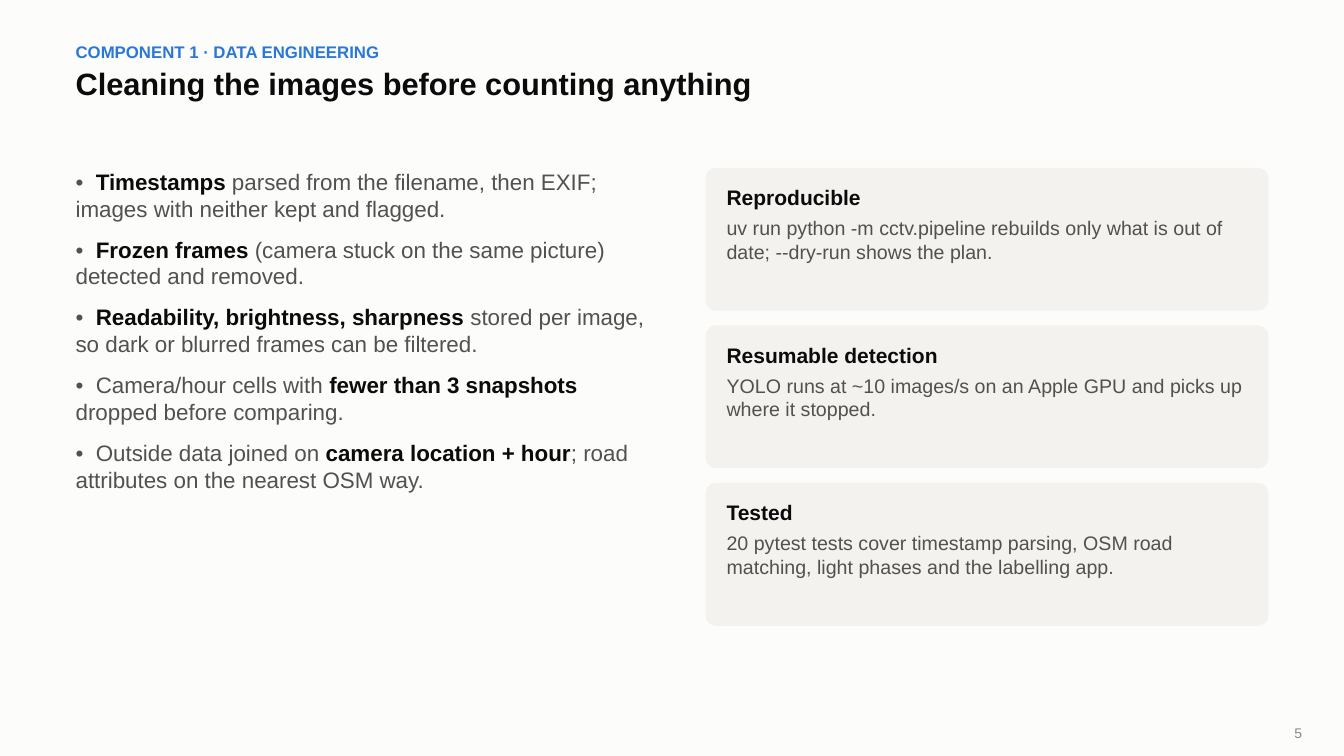
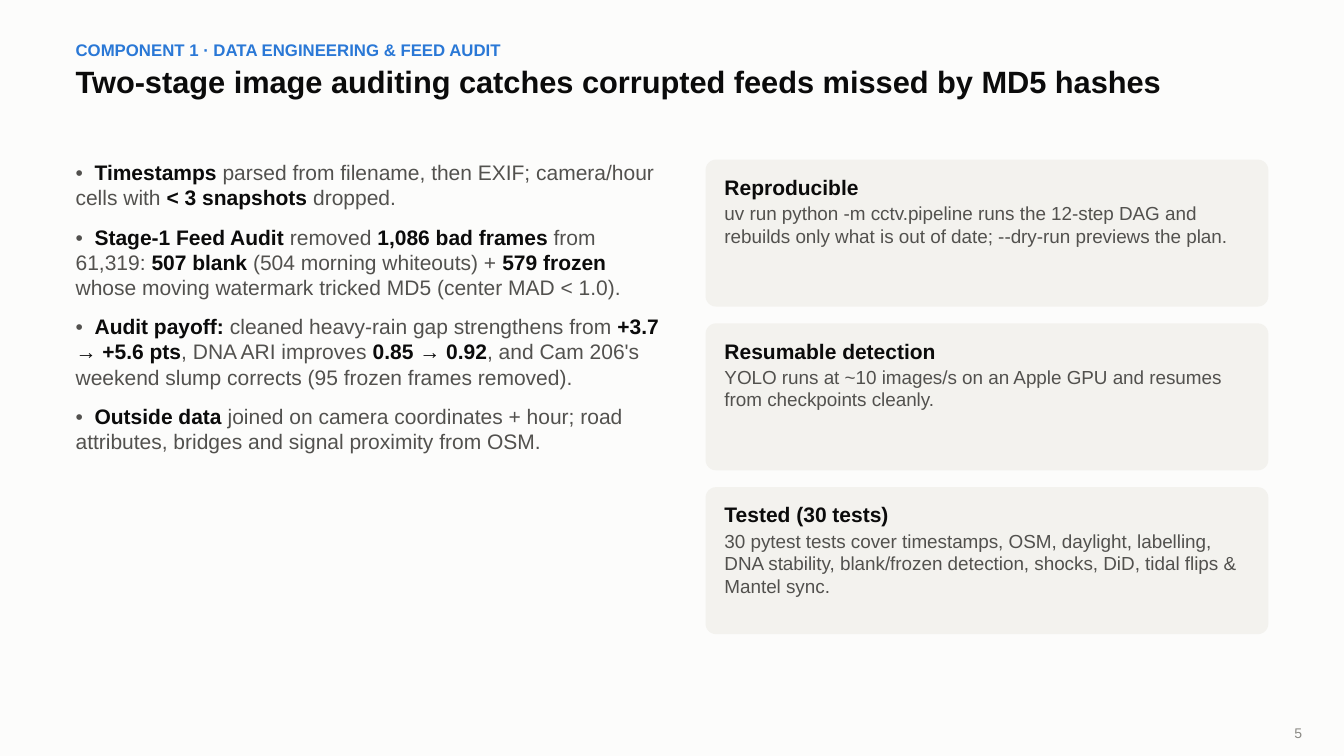
Before and after one commit to PEN1TENT/DSDE-final-project, a slide deck: slide 5 of reports/slides/slides.pptx. Drawn at 1344x756 pixels with LibreOffice and Linux fonts; fonts in the diff are those of the drawing. Boxes give left, top, right and bottom in pixels: in the first picture for what was removed or moved away, otherwise in the second. Text is boxed around its words. In the diff, an @@ line names an element or a change of style, - is before the commit and + after.

Commit message:
Add feed audit, Traffic DNA, rain DiD, tidal flow, spatial sync insights and 22-slide deck

```diff
--- a/reports/slides/slides.pptx
+++ b/reports/slides/slides.pptx
@@ text at box(76, 44, 500, 56): text changed @@
-COMPONENT 1 · DATA ENGINEERING
+COMPONENT 1 · DATA ENGINEERING & FEED AUDIT
@@ text at box(76, 70, 1161, 99): text changed @@
-Cleaning the images before counting anything
+Two-stage image auditing catches corrupted feeds missed by MD5 hashes
@@ text at box(76, 164, 658, 453): text changed; size 16 to 15 pt @@
-• Timestamps parsed from the filename, then EXIF; images with neither kept and flagged.
-• Frozen frames (camera stuck on the same picture) detected and removed.
-• Readability, brightness, sharpness stored per image, so dark or blurred frames can be filtered.
-• Camera/hour cells with fewer than 3 snapshots dropped before comparing.
-• Outside data joined on camera location + hour; road attributes on the nearest OSM way.
+• Timestamps parsed from filename, then EXIF; camera/hour cells with < 3 snapshots dropped.
+• Stage-1 Feed Audit removed 1,086 bad frames from 61,319: 507 blank (504 morning whiteouts) + 579 frozen whose moving watermark tricked MD5 (center MAD < 1.0).
+• Audit payoff: cleaned heavy-rain gap strengthens from +3.7 → +5.6 pts, DNA ARI improves 0.85 → 0.92, and Cam 206's weekend slump corrects (95 frozen frames removed).
+• Outside data joined on camera coordinates + hour; road attributes, bridges and signal proximity from OSM.
@@ proportions changed in 3 elements at box(706, 324, 1268, 471), box(706, 487, 1268, 634), box(706, 159, 1268, 307) @@
@@ rounded rectangle: place and size @@
-rounded rectangle at box(706, 168, 1268, 312)
+rounded rectangle at box(706, 159, 1268, 307)
@@ text "Reproducible" at box(724, 179, 858, 199): less space between paragraphs @@
@@ text "Reproducible": place and size @@
-text "Reproducible" at box(727, 189, 861, 210)
+text "Reproducible" at box(724, 179, 858, 199)
@@ text at box(724, 206, 1227, 247): text changed; size 14 to 13.5 pt @@
-uv run python -m cctv.pipeline rebuilds only what is out of date; --dry-run shows the plan.
+uv run python -m cctv.pipeline runs the 12-step DAG and rebuilds only what is out of date; --dry-run previews the plan.
@@ text "Resumable detection" at box(724, 343, 935, 360): less space between paragraphs @@
@@ text at box(724, 370, 1221, 410): text changed; size 14 to 13.5 pt @@
-YOLO runs at ~10 images/s on an Apple GPU and picks up where it stopped.
+YOLO runs at ~10 images/s on an Apple GPU and resumes from checkpoints cleanly.
@@ rounded rectangle: place and size @@
-rounded rectangle at box(706, 483, 1268, 626)
+rounded rectangle at box(706, 487, 1268, 634)
@@ text at box(724, 506, 888, 527): text changed @@
-Tested
+Tested (30 tests)
@@ text at box(724, 534, 1218, 597): text changed; size 14 to 13.5 pt @@
-20 pytest tests cover timestamp parsing, OSM road matching, light phases and the labelling app.
+30 pytest tests cover timestamps, OSM, daylight, labelling, DNA stability, blank/frozen detection, shocks, DiD, tidal flips & Mantel sync.
```
Also in this commit, not shown: 15 other slides changed, 6 slides added, 2 slides removed, 34 other files.
